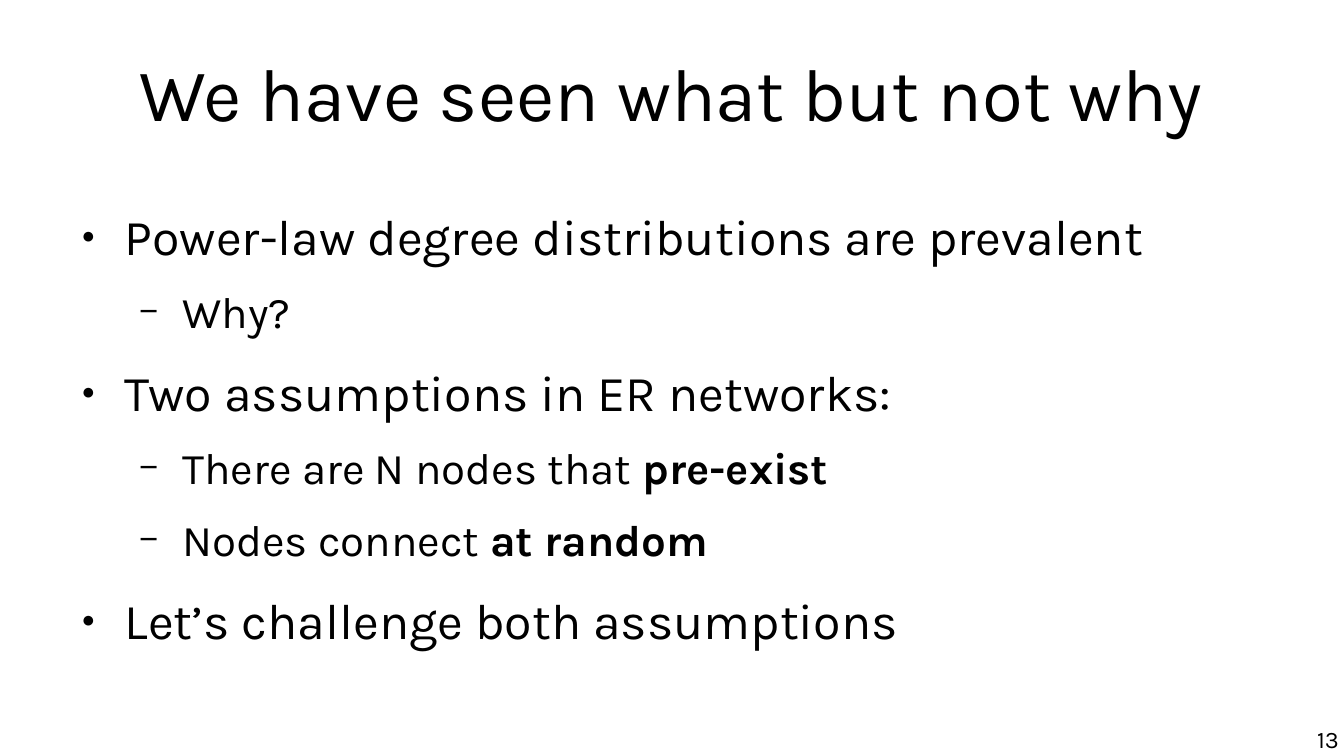
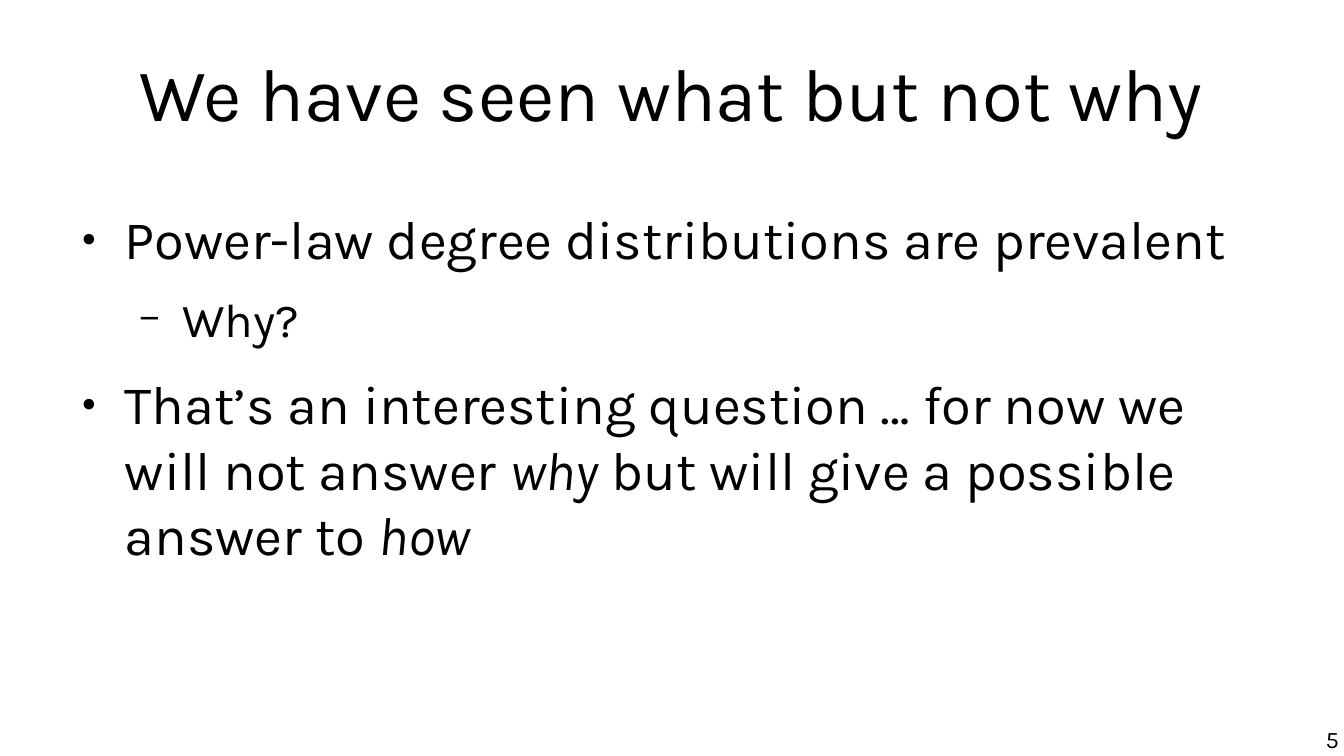
Before and after one commit to chatox/networks-science-course, a slide deck: slide 5 of theory/odp/tt11_preferential_attachment.odp (slide 13 before the commit). Drawn at 1344x756 pixels with LibreOffice and Linux fonts; fonts in the diff are those of the drawing. Boxes give left, top, right and bottom in pixels: in the first picture for what was removed or moved away, otherwise in the second. Text is boxed around its words. In the diff, an @@ line names an element or a change of style, - is before the commit and + after.

```diff
--- a/theory/odp/tt11_preferential_attachment.odp
+++ b/theory/odp/tt11_preferential_attachment.odp
@@ text at bbox=[125, 221, 1226, 348]: size 29.6 to 32 pt in "Power-law degree distributions are prevalent"; size 25.9 to 28 pt in "Why?" @@
@@ text at bbox=[125, 386, 1185, 556]: text changed; size 29.6 to 32 pt @@
-● Two assumptions in ER networks:
-  − There are N nodes that pre-exist
-  − Nodes connect at random
-● Let’s challenge both assumptions
+● That’s an interesting question … for now we will not answer why but will give a possible answer to how
@@ page number at bbox=[1326, 733, 1339, 749]: text changed @@
-13
+5
```
Also in this commit, not shown: 3 other slides changed, 1 other file.
